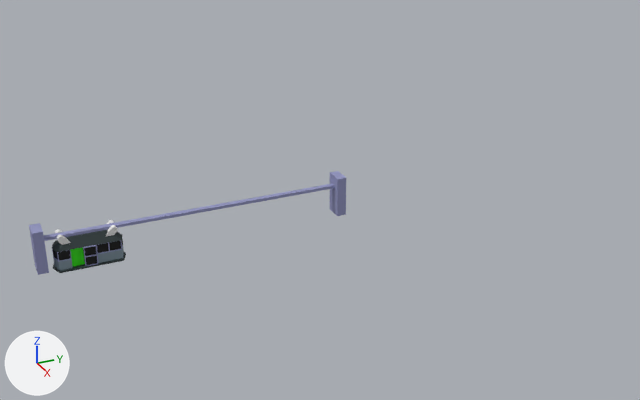
The FBX model Move and Die/Assets/The Game Folder/Models/CableCar.fbx: old version first, new version second.
Both versions are drawn from a camera (50 mm lens) standing at (78.3, -10.8, 40.9) and looking at (-1.2, 25.0, 1.2). Lighting does not change. The marker at lower left points along +X, +Y and +Z. Where no turn or scale is listed for an object, it has been applied to the vertices.
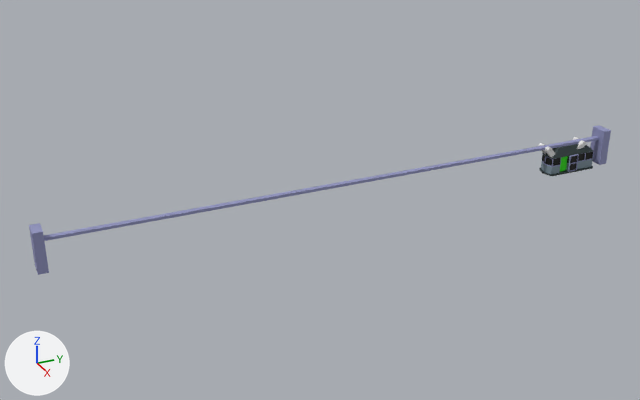
Commit message: Cable car update

Where the newer file only moved an object's origin or applied its transform, the numbers keep the older frame.

Where the change shows, as pixel boxes [x1, y1, x2, y2] in the pictures (640 x 400 px; the box of a moved part takes in the faces that stretch with it):
```json
{"object": "Cube.001", "change": "reshaped", "before": [29, 171, 346, 275], "after": [29, 125, 611, 275], "on screen": "83% wider, 44% taller"}
{"object": "Cube", "change": "moved, turned, rescaled", "before": [52, 230, 126, 273], "after": [539, 144, 594, 176]}
{"object": "Cube.002", "change": "mesh moved", "before": [83, 245, 98, 266], "after": [568, 154, 579, 172]}
{"object": "Cylinder", "change": "mesh moved", "before": [55, 220, 118, 245], "after": [539, 137, 586, 158]}
{"part": 4, "of": "me_cube_001", "change": "moved or reshaped", "before": [330, 171, 346, 216], "after": [590, 125, 611, 165]}
{"part": 5, "of": "me_cube_001", "change": "moved or reshaped", "before": [51, 184, 335, 240], "after": [51, 136, 599, 240]}
```

Scene script edits in JSON lines:
```json
{"block": "me_cylinder_001", "where": "me_cylinder_001.from_pydata(...)  # 544 vertices, 416 faces; spans x -0.89..0.89, y -2.79..2.79, z 1.86..3.39"}
{"block": "me_cylinder_001", "where": "# used by ob_cylinder; location = (0.0, 0.0, 0.0)"}
{"block": "me_cylinder_001", "change": "me_cylinder_001 part 2: the whole mesh is moved by (0.0, 56.0, 0.0)"}
{"block": "me_cube_001", "where": "me_cube_001.from_pydata(...)  # 24 vertices, 18 faces; spans x -1.0..1.0, y -5.0..27.0, z -3.0..1.3"}
{"block": "me_cube_001", "where": "# used by ob_cube_001; location = (0.0, 0.0, 3.0)"}
{"block": "me_cube_001", "where": "# before: 2 (-0.3, 26.1, 0.0), 3 (-0.3, 26.1, 0.3) at pixel (332, 183), 6 (0.3, 26.1, 0.0) at pixel (335, 188), 7 (0.3, 26.1, 0.3) at pixel (335, 185)"}
{"block": "me_cube_001", "change": "me_cube_001 part 4: the loose piece of 8 vertices spanning x -1.0..1.0, y 26.0..27.0, z -3.0..1.3 is moved by (0.0, 35.2, 0.0)"}
{"block": "me_cube_001", "change": "me_cube_001 part 5"}
{"op": "add", "block": "me_cube_001", "code": "for i in [2, 3, 6, 7]: me_cube_001.vertices[i].co += Vector((0.0, 35.5, 0.0))"}
{"block": "me_cube_004", "where": "me_cube_004.from_pydata(...)  # 268 vertices, 255 faces; spans x -1.24..1.24, y -3.51..3.51, z -0.16..3.0"}
{"block": "me_cube_004", "where": "# used by ob_cube; location = (0.0, 0.0, 0.0)"}
{"block": "me_cube_004", "change": "me_cube_004 part 3: the whole mesh is turned -90 degrees about the x axis through the mesh origin and scaled by 100"}
{"block": "me_cube_003", "where": "me_cube_003.from_pydata(...)  # 56 vertices, 52 faces; spans x -1.01..1.01, y -1.8..-0.6, z 0.0..2.0"}
{"block": "me_cube_003", "where": "# used by ob_cube_002; location = (0.2, 1.2, 0.0)"}
{"block": "me_cube_003", "change": "me_cube_003 part 1: the whole mesh is moved by (0.0, 57.0, 0.0)"}
{"op": "set", "path": "ob_cube.location", "old": "(0.0, 0.0, 0.0)", "new": "(0.0, 57.0, 0.0)"}
{"op": "set", "path": "ob_cube.rotation_euler", "old": "(0.0, 0.0, 0.0)", "new": "(1.571, 0.0, 0.0)", "note": "degrees (0, 0, 0) -> degrees (90, 0, 0)"}
{"op": "set", "path": "ob_cube.scale", "old": "(1.0, 1.0, 1.0)", "new": "(0.01, 0.01, 0.01)"}
```
